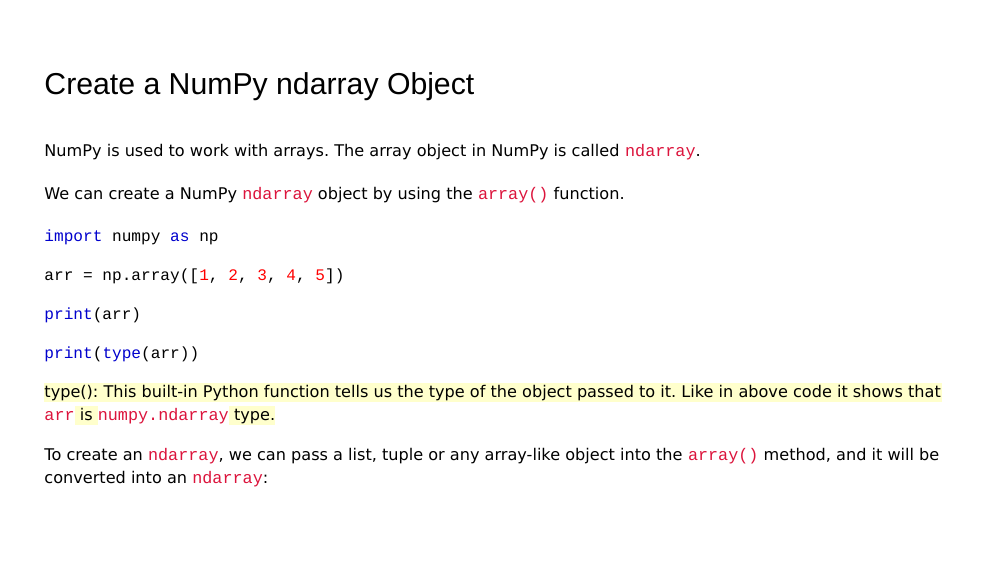
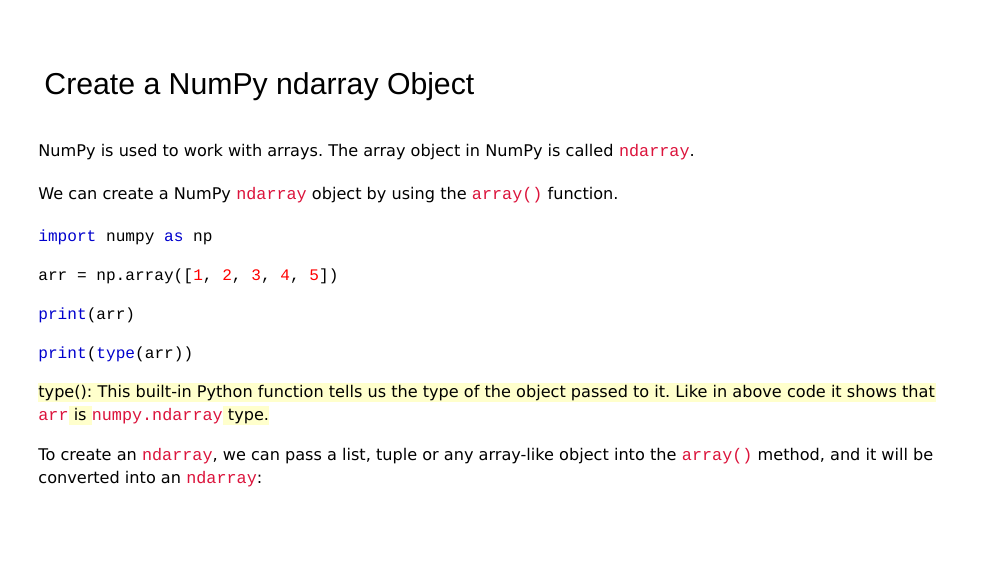
Before and after one commit to shahil04/ds_materials, a slide deck: slide 6 of python/numpy/Numpy (1).pptx. Drawn at 1008x567 pixels with LibreOffice and Linux fonts; fonts in the diff are those of the drawing. Boxes give left, top, right and bottom in pixels: in the first picture for what was removed or moved away, otherwise in the second. Text is boxed around its words. In the diff, an @@ line names an element or a change of style, - is before the commit and + after.

```diff
--- a/python/numpy/Numpy (1).pptx
+++ b/python/numpy/Numpy (1).pptx
@@ text "NumPy is used to work ...": place and size @@
-text "NumPy is used to work ..." at [44, 143, 941, 487]
+text "NumPy is used to work ..." at [38, 143, 935, 487]
```
Also in this commit, not shown: 4 other slides changed, 2 slides added, 35 other files.
